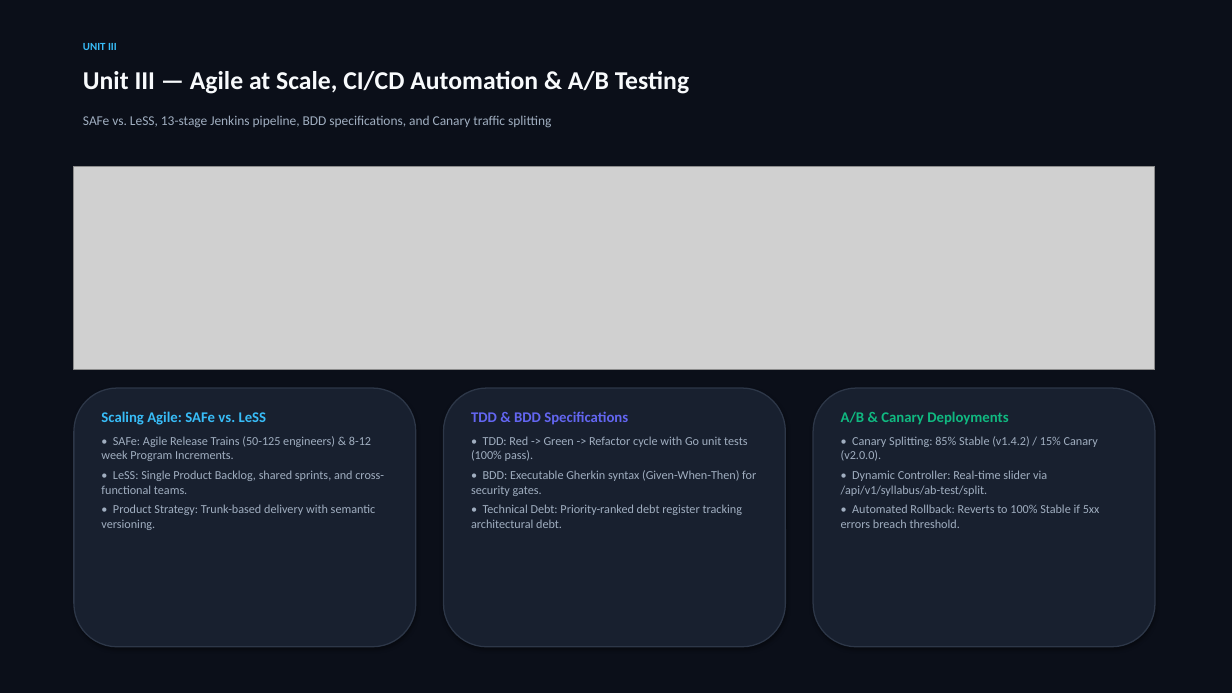
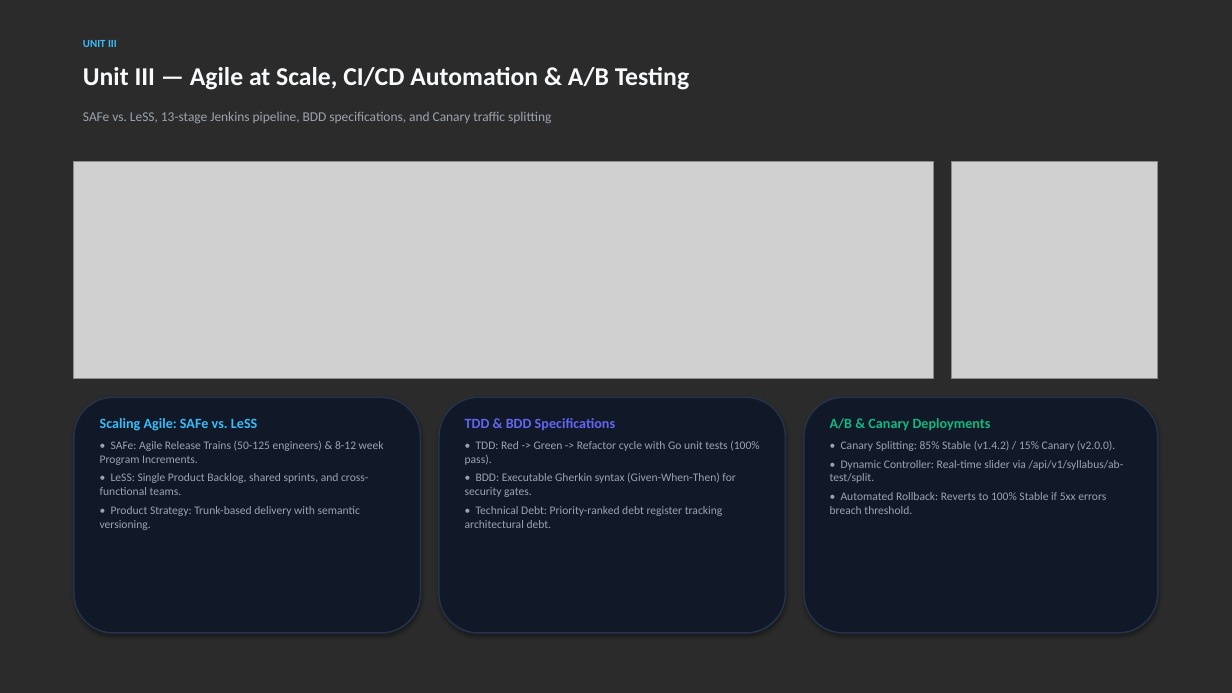
Before and after one commit to phanindra267/DevOps-WebApp, a slide deck: slide 7 of CloudOps_Sentinel_INT378_Presentation.pptx. Drawn at 1232x693 pixels with LibreOffice and Linux fonts; fonts in the diff are those of the drawing; grey boxes stand for pictures; background and template pictures are left out; a plain dark background stands for a picture behind light text. Boxes give left, top, right and bottom in pixels: in the first picture for what was removed or moved away, otherwise in the second. Text is boxed around its words. In the diff, an @@ line names an element or a change of style, - is before the commit and + after.

```diff
--- a/CloudOps_Sentinel_INT378_Presentation.pptx
+++ b/CloudOps_Sentinel_INT378_Presentation.pptx
@@ background #FFFFFF to picture (left out) @@
@@ rectangle removed at [0, 0, 1232, 693] @@
@@ text "Unit III — Agile at ...": place and size @@
-text "Unit III — Agile at ..." at [83, 71, 689, 94]
+text "Unit III — Agile at ..." at [83, 67, 689, 90]
@@ text "SAFe vs. LeSS, 13-stage Jenkins ..." at [83, 111, 551, 123]: text colour #A0AEC0 to #9CA3AF @@
@@ picture: place and size @@
-picture at [74, 166, 1155, 370]
+picture at [74, 162, 933, 379]
@@ picture added at [952, 162, 1158, 379] @@
@@ rounded rectangle: place and size @@
-rounded rectangle at [74, 388, 416, 647]
+rounded rectangle at [74, 397, 421, 633]
@@ text "Scaling Agile: SAFe vs. LeSS": place and size @@
-text "Scaling Agile: SAFe vs. LeSS" at [101, 411, 384, 530]
+text "Scaling Agile: SAFe vs. LeSS" at [100, 418, 384, 530]
@@ text "Scaling Agile: SAFe vs. LeSS" at [100, 418, 384, 530]: size 11.5 to 11 pt in "Scaling Agile: SAFe vs. LeSS"; size 9.5 to 9 pt, text colour #A0AEC0 to #9CA3AF in "• SAFe: Agile Release Trains (50-125 engineers) ...", "• LeSS: Single Product Backlog, shared sprints, ...", "• Product Strategy: Trunk-based delivery with semantic ..."; less space between paragraphs @@
@@ rounded rectangle: place and size @@
-rounded rectangle at [444, 388, 786, 647]
+rounded rectangle at [439, 397, 786, 633]
@@ text "TDD & BDD Specifications": place and size @@
-text "TDD & BDD Specifications" at [471, 411, 756, 528]
+text "TDD & BDD Specifications" at [465, 418, 759, 528]
@@ text "TDD & BDD Specifications" at [465, 418, 759, 528]: size 11.5 to 11 pt in "TDD & BDD Specifications"; size 9.5 to 9 pt, text colour #A0AEC0 to #9CA3AF in "• TDD: Red -> Green -> Refactor ...", "• BDD: Executable Gherkin syntax (Given-When-Then) for ...", "• Technical Debt: Priority-ranked debt register tracking ..."; less space between paragraphs @@
@@ fill #18202F to #111827; outline #2D3748 1 pt to #25334A 1.2 pt in 3 elements at [74, 397, 421, 633], [439, 397, 786, 633], [804, 397, 1158, 633] @@
@@ rounded rectangle: place and size @@
-rounded rectangle at [813, 388, 1155, 647]
+rounded rectangle at [804, 397, 1158, 633]
@@ text "A/B & Canary Deployments": place and size @@
-text "A/B & Canary Deployments" at [841, 411, 1100, 528]
+text "A/B & Canary Deployments" at [830, 418, 1124, 514]
@@ text "A/B & Canary Deployments" at [830, 418, 1124, 514]: size 11.5 to 11 pt in "A/B & Canary Deployments"; size 9.5 to 9 pt, text colour #A0AEC0 to #9CA3AF in "• Canary Splitting: 85% Stable (v1.4.2) / ...", "• Dynamic Controller: Real-time slider via /api/v1/syllabus/ ...", "• Automated Rollback: Reverts to 100% Stable ..."; less space between paragraphs @@
```
Also in this commit, not shown: 12 other slides changed, 35 other files.
